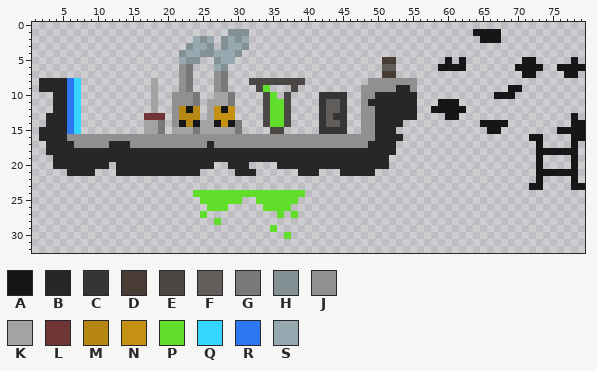
One commit to this sprite sheet: sprites/tilemaps/tilemap.png. This is how it looked before the edit.
The file is 80x80 pixels. Colours within 5 levels of each other are drawn and written as one. Shown: x 1..79, y 0..32.
Palette (. is transparent): A #161618  B #272727  C #353535  D #493c35  E #4b4744  F #605d5b  G #797979  H #839094  J #909090  K #a3a3a3  L #703635  M #b68713  N #c49112  P #61de2a  Q #34d6ff  R #2d77f3  S #96a9b0
The result:
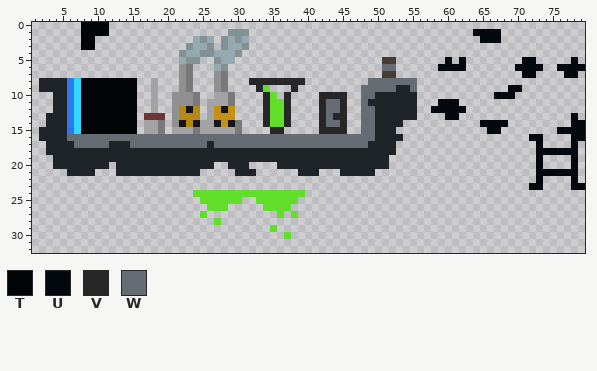
Colours new in this view: T #020508  U #04090f  V #272727  W #666c74
From old to new:
colour B: #272727 -> #1f2428
y 0: x 8..11 .... -> TTTT
y 1: x 8..11 .... -> TTTT; x 64..67 AAAA -> UUUU
y 2: x 8..9 .. -> TT; x 65..67 AAA -> UUU
y 3: x 8..9 .. -> TT
y 5: x 60 A -> U; x 62 A -> U; x 71..72 AA -> UU; x 78 A -> U
y 6: x 51..52 FF -> WW; x 59..62 AAAA -> UUUU; x 70..73 AAAA -> UUUU; x 76..79 AAAA -> UUUU
y 7: x 71..72 AA -> UU; x 77..78 AA -> UU
y 8: x 8..15 ........ -> TTTTTTTT; x 32..39 EEEEEEEE -> VVVVVVVV; x 49..55 JJJJJJJ -> WWWWWWW
y 9: x 8..15 ........ -> TTTTTTTT; x 33 E -> V; x 38 E -> V; x 48..52 JJJJJ -> WWWWW; x 55 J -> W; x 69..70 AA -> UU
y 10: x 8..15 ........ -> TTTTTTTT; x 34 E -> V; x 37 E -> V; x 42..45 CCCC -> VVVV; x 48..49 JJ -> WW; x 67..69 AAA -> UUU
y 11: x 8..15 ........ -> TTTTTTTT; x 34 E -> V; x 37 E -> V; x 42..45 CFFC -> VWWV; x 48 J -> W; x 59..61 AAA -> UUU
y 12: x 8..15 ........ -> TTTTTTTT; x 34 E -> V; x 37 E -> V; x 42..45 CFFC -> VWWV; x 48..49 JJ -> WW; x 58..62 AAAAA -> UUUUU
y 13: x 8..15 ........ -> TTTTTTTT; x 34 E -> V; x 37 E -> V; x 42..45 CFCC -> VWVV; x 48..49 JJ -> WW; x 60..61 AA -> UU; x 78 A -> U
y 14: x 8..15 ........ -> TTTTTTTT; x 34 E -> V; x 37 E -> V; x 42..45 CFFC -> VWWV; x 48..49 JJ -> WW; x 65..68 AAAA -> UUUU; x 78..79 AA -> UU
y 15: x 8..15 ........ -> TTTTTTTT; x 35..36 EE -> VV; x 42..45 CCCC -> VVVV; x 48..49 JJ -> WW; x 66..67 AA -> UU; x 76..79 AAAA -> UUUU
y 16: x 6..49 JJJJJJJJJJJJJJJJJJJJJJJJJJJJJJJJJJJJJJJJJJJJ -> WWWWWWWWWWWWWWWWWWWWWWWWWWWWWWWWWWWWWWWWWWWW; x 72..73 AA -> UU; x 78..79 AA -> UU
y 17: x 7..11 JJJJJ -> WWWWW; x 15..25 JJJJJJJJJJJ -> WWWWWWWWWWW; x 27..48 JJJJJJJJJJJJJJJJJJJJJJ -> WWWWWWWWWWWWWWWWWWWWWW; x 73 A -> U; x 78 A -> U
y 18: x 73..78 AAAAAA -> UUUUUU
y 19..20: x 73 A -> U; x 78 A -> U
y 21: x 73..78 AAAAAA -> UUUUUU
y 22: x 73 A -> U; x 78 A -> U
y 23: x 72..73 AA -> UU; x 78..79 AA -> UU
Where, in picture pixels (left, top, right, bottom), the same in both pictures:
changed: (39, 22, 585, 190)
